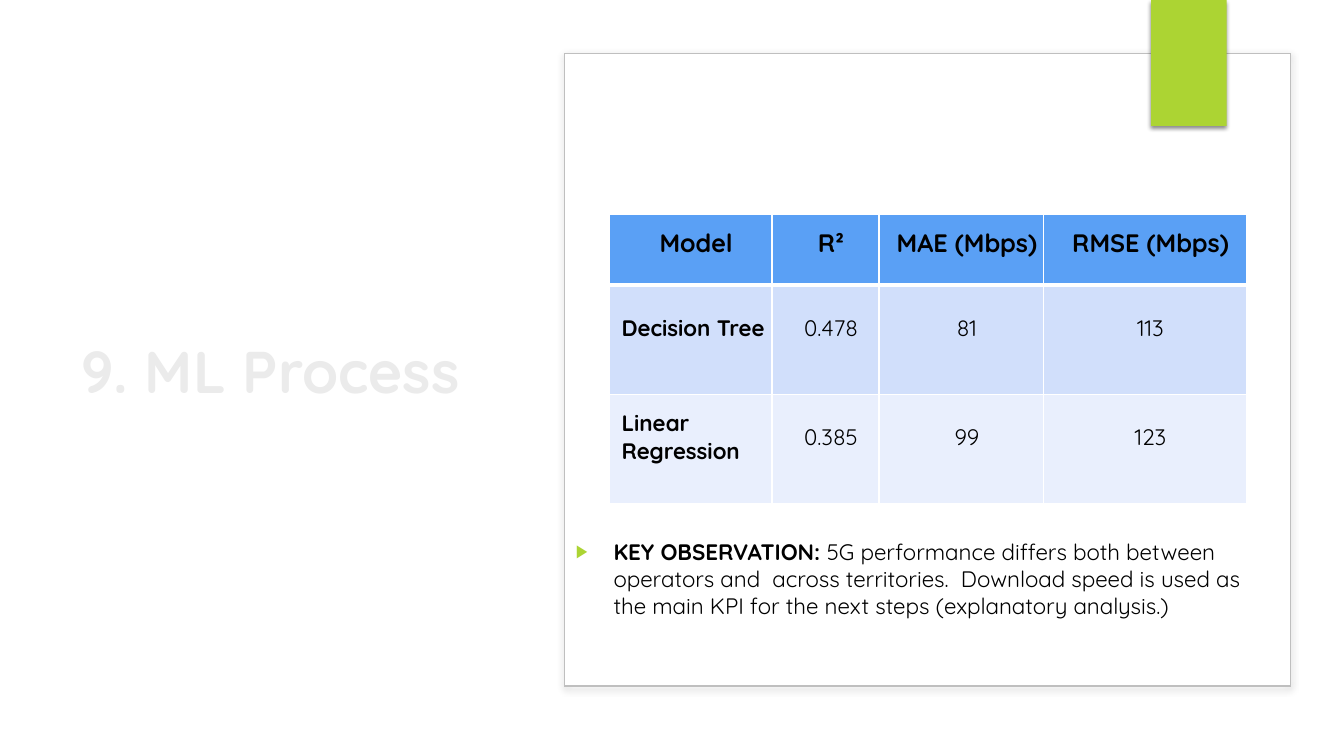
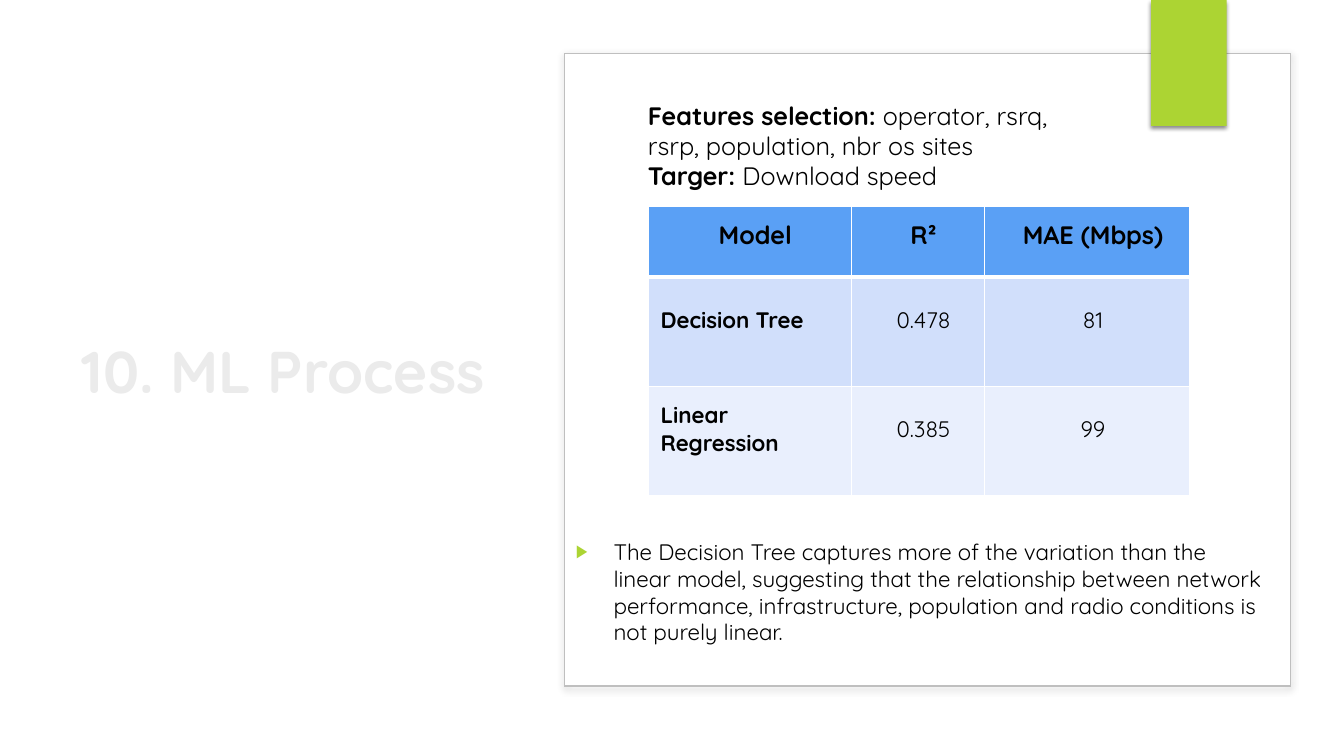
Before and after one commit to zidene306/RNCP-Project, a slide deck: slide 15 of RNCP_presentation_sept26.pptx (slide 12 before the commit). Drawn at 1344x756 pixels with LibreOffice and Linux fonts; fonts in the diff are those of the drawing; background and template pictures are left out. Boxes give left, top, right and bottom in pixels: in the first picture for what was removed or moved away, otherwise in the second. Text is boxed around its words. In the diff, an @@ line names an element or a change of style, - is before the commit and + after.

```diff
--- a/RNCP_presentation_sept26.pptx
+++ b/RNCP_presentation_sept26.pptx
@@ title at [72, 107, 502, 633]: text changed @@
-9. ML Process
+10. ML Process
@@ text added at [648, 106, 1048, 190], 18 pt, text #000000 @@
+Features selection: operator, rsrq, rsrp, population, nbr os sites
+Targer: Download speed
@@ table at [648, 207, 1191, 496] @@
-column 4: RMSE (Mbps) | 113 | 123
@@ table: place and size @@
-table at [609, 214, 1246, 503]
+table at [648, 207, 1191, 496]
@@ text at [614, 543, 1261, 645]: text changed @@
-▶ KEY OBSERVATION: 5G performance differs both between operators and across territories. Download speed is used as the main KPI for the next steps (explanatory analysis.)
+▶ The Decision Tree captures more of the variation than the linear model, suggesting that the relationship between network performance, infrastructure, population and radio conditions is not purely linear.
```
Also in this commit, not shown: 13 other slides changed, 1 slide added, 13 other files.
